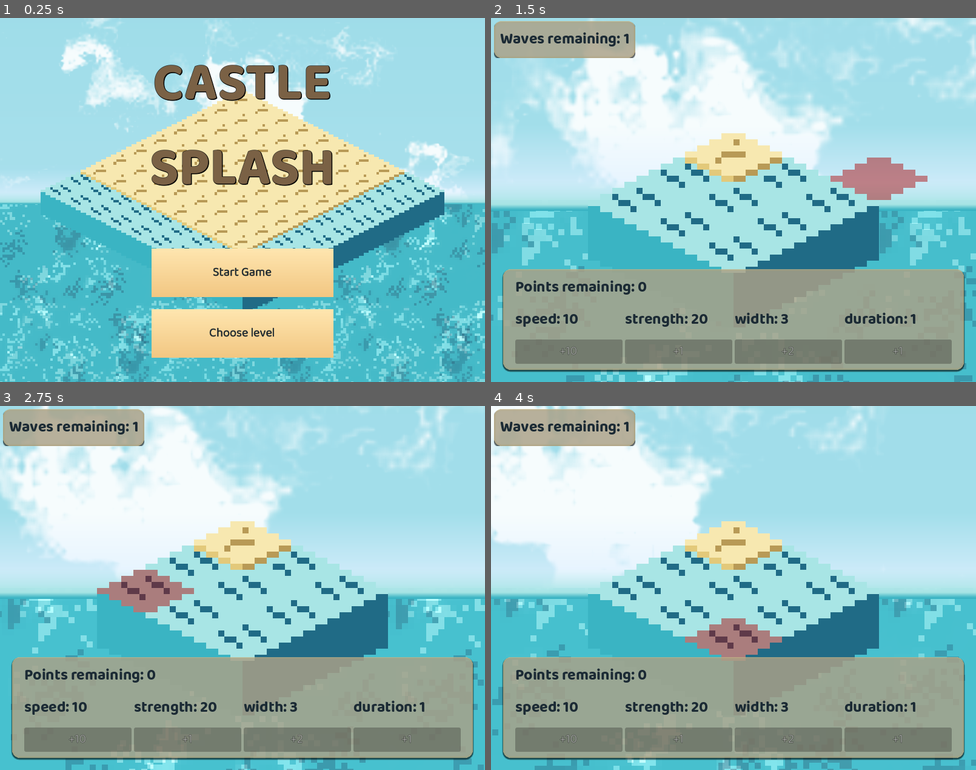
Above: before the commit, frames 1-4 (two rows, left to right).
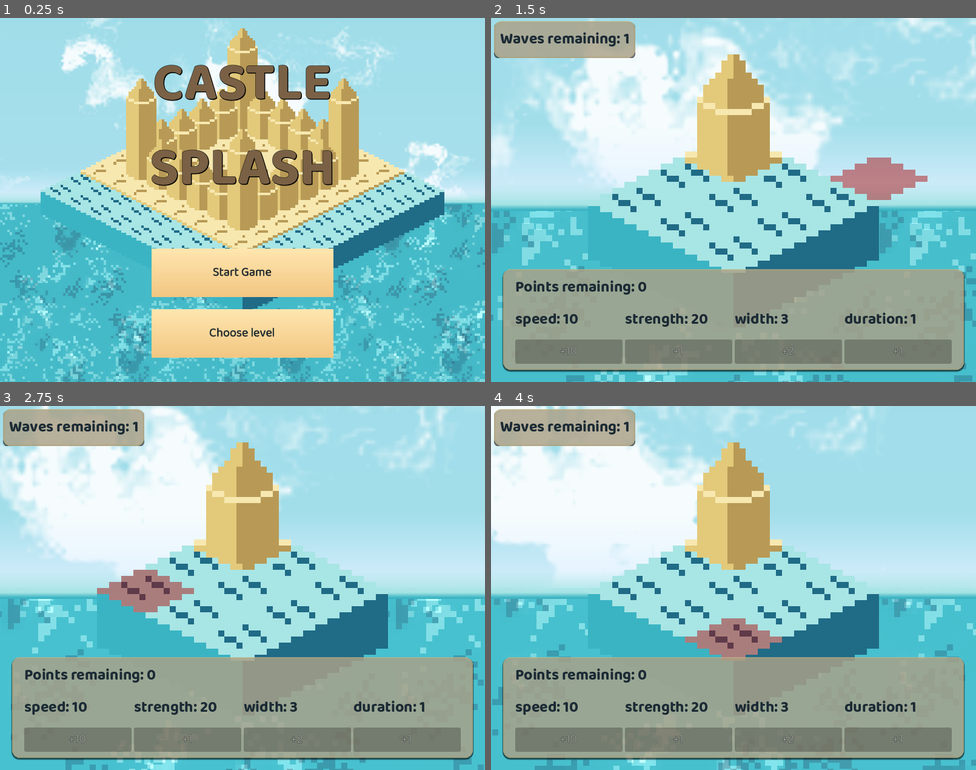
Above: after the commit, the same moments.

Repository: macmist/game-off-2025-waves
Game: Godot game, scene res://scenes/main_menu.tscn
Two runs of this game, one before a commit and one after it. Both use one fixed random seed, a clock stepped at 60 frames per second and the inputs below.
Inputs (mouse positions are in pixels of both pictures, inside the frame that each line leads up to):
- Up to frame 1 (0.25 s): no input
- Up to frame 2 (1.5 s): click "Start Game" at 0.5 s; move the mouse to (840, 181) at 1.27 s; click (840, 181) at 1.42 s
- Up to frame 3 (2.75 s): move the mouse to (145, 606) at 2.02 s; click (145, 606) at 2.17 s
- Up to frame 4 (4 s): move the mouse to (782, 507) at 2.77 s; click (782, 507) at 2.92 s; move the mouse to (709, 660) at 3.52 s; click (709, 660) at 3.67 s

The runs differ from the first frame. In frame 1, 11% of the frame differs, in the area x 26-74%, y 2-59%; in frame 2, 3.8%; in frame 3, 3.8%; in frame 4, 3.8%.
Error before the commit: Invalid assignment of property or key 'size' with value of type 'int' on a base object of type 'RigidBody2D'. (res://scripts/level_generator.gd:78)

Commit message:
chore: moved files around

Diff:
--- a/components/castle/towers/tower.tscn
+++ b/components/castle/towers/tower.tscn
@@ -1,6 +1,6 @@
 [gd_scene load_steps=5 format=3 uid="uid://c8aix32v1ygx8"]
 
-[ext_resource type="Script" path="res://tower.gd" id="1_wqo2f"]
+[ext_resource type="Script" path="res://scripts/tower.gd" id="1_wqo2f"]
 [ext_resource type="PackedScene" uid="uid://qj2sytwjyhum" path="res://components/castle/towers/tower_top.tscn" id="2_flng0"]
 [ext_resource type="PackedScene" uid="uid://8u2ic1rm7yu5" path="res://components/castle/towers/tower_middle.tscn" id="3_7a5un"]
 
--- a/scripts/level_generator.gd
+++ b/scripts/level_generator.gd
@@ -74,7 +74,6 @@
 	var global = map_to_local(cell_position)
 	var tower = TOWER.instantiate()
 	tower.position = global + Vector2(0, -4)
-	#tower.z_index = 1
 	tower.size = height
 	add_child(tower)
 
Not shown, changed: .DS_Store
